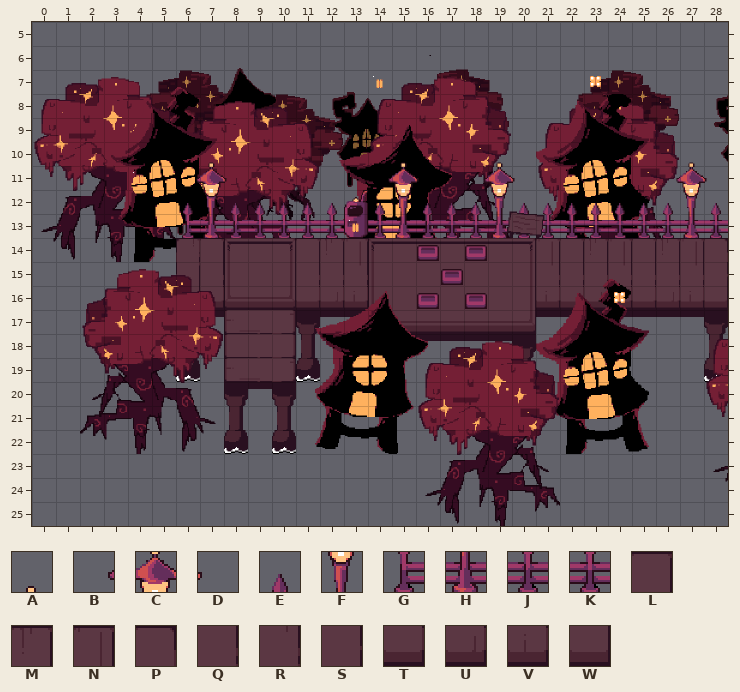
Level history. Tiled map: scripts/world/maps/evergroves/shop-docks-L/shop-docks-L.tmx. Above, as it was before the edit.
Cells are 40x40 px. Shown: x 0..28, y 5..25.
Key: from "evergroves": A 2, B 68, C 69, D 70, E 135, F 136, G 202, H 203, J 204, K 205, L 270, M 271, N 272, P 273, Q 337, R 339, S 340, T 404, U 405, V 406, W 407.
_ is an empty cell.
Layers that did not change in this view are not listed.
Layer "Tile Layer 1" before, first column x 21:
 7 ________
 8 ________
 9 ________
10 ______A_
11 _____BCD
12 EEEEEEFE
13 KKKKKKHK
14 NLMNLMNP
15 RQQRQQRS
16 VTUVTUVW
New version:
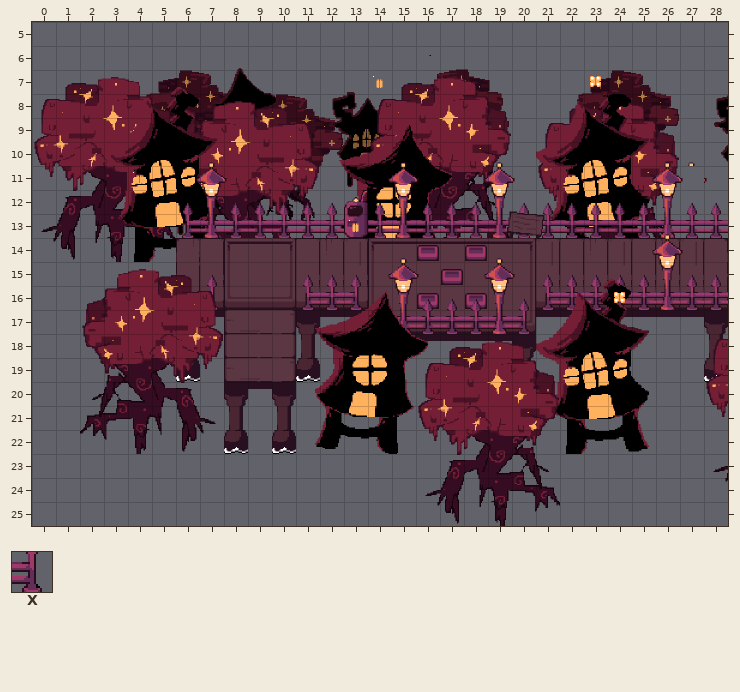
Further tiles: from "evergroves": X 206.
Tiles of an added or newly shown layer are drawn over the layers below it.
The exact change:
Changed rows in their new state; . is an unchanged cell.
Layer "Tile Layer 1":
first column x 25:
10 .A.
11 BCD
12 .FE
13 .HK
Layer "Tile Layer 11" (added):
first column x 7:
13 ...................A..
14 ........A...A.....BCD.
15 E...EEEBCD.BCDEEEEEFEE
16 X...GKX.FEEEFEGKKKKHKK
17 ........HJKKHX........
Boxes around the changes in both pictures, in picture pixels (x1, y1, x2, y2):
changed: (302, 162, 728, 334)
added: (207, 275, 218, 310)
